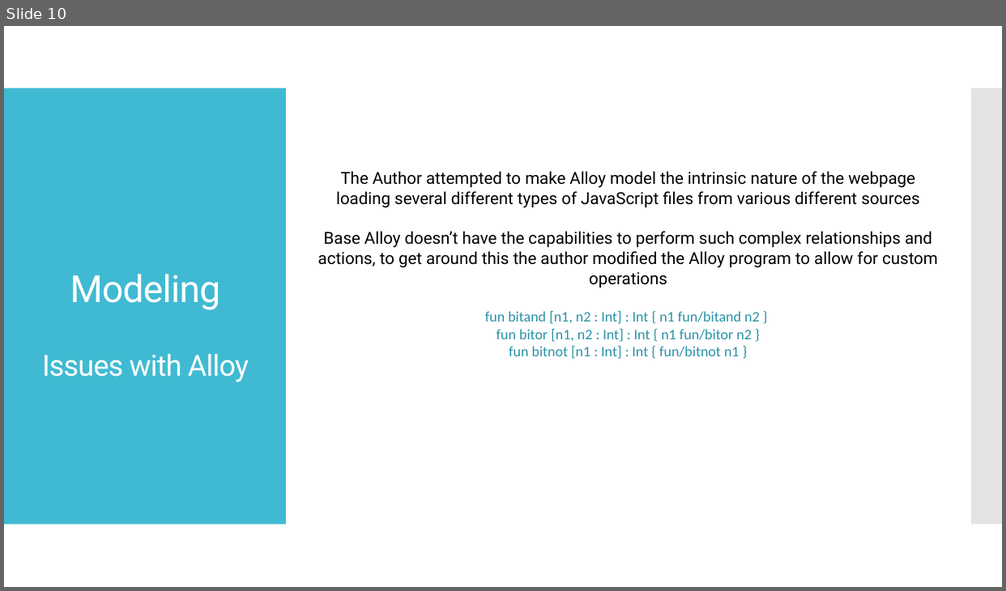
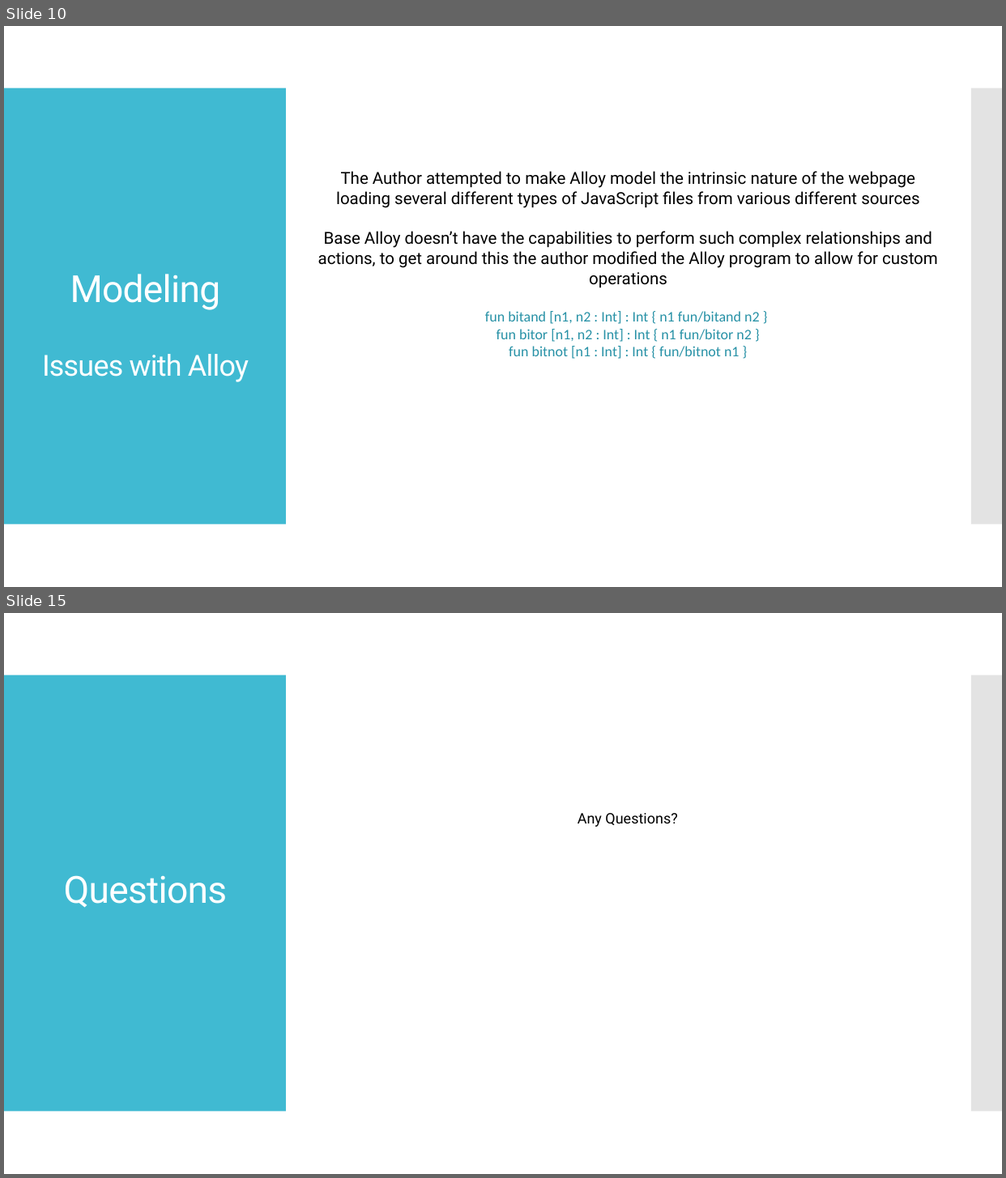
Before and after one commit to starkc1/Spring2019_Homework, a slide deck: SE-410/Stark_SE410_Presentation.pptx. Shown one above the other, each under a label of ours: slide 10 before the commit, slides 10 and 15 after it; the slides between them are not shown. The pictures are 1006x591 and 1006x1178 pixels, drawn with LibreOffice and Linux fonts; fonts in the diff are those of the drawing. Boxes give left, top, right and bottom in pixels: in the first picture for what was removed or moved away, otherwise in the second. Text is boxed around its words. In the diff, an @@ line names an element or a change of style, - is before the commit and + after.

```diff
--- a/SE-410/Stark_SE410_Presentation.pptx
+++ b/SE-410/Stark_SE410_Presentation.pptx
@@ slide 15 added at (4, 613, 1002, 1174), background #FFFFFF; not listed: 2 template elements that a slide beside it also shows @@
@@ text added at (577, 813, 677, 827), 14 pt, text #000000 @@
+Any Questions?
@@ title added at (64, 875, 228, 908), 36 pt, text #FFFFFF @@
+Questions
```
Also in this commit, not shown: 1 slide changed, 4 other slides added.
